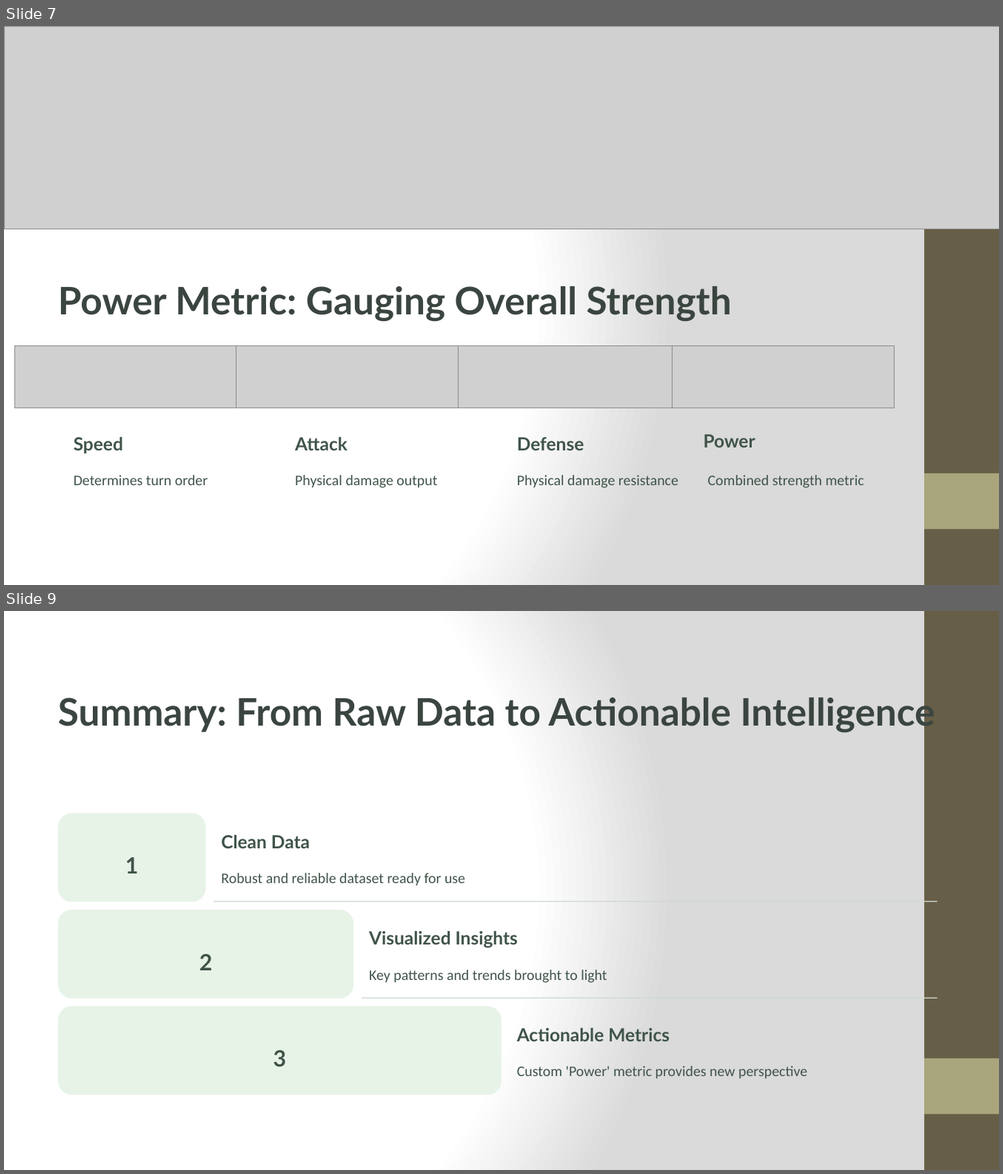
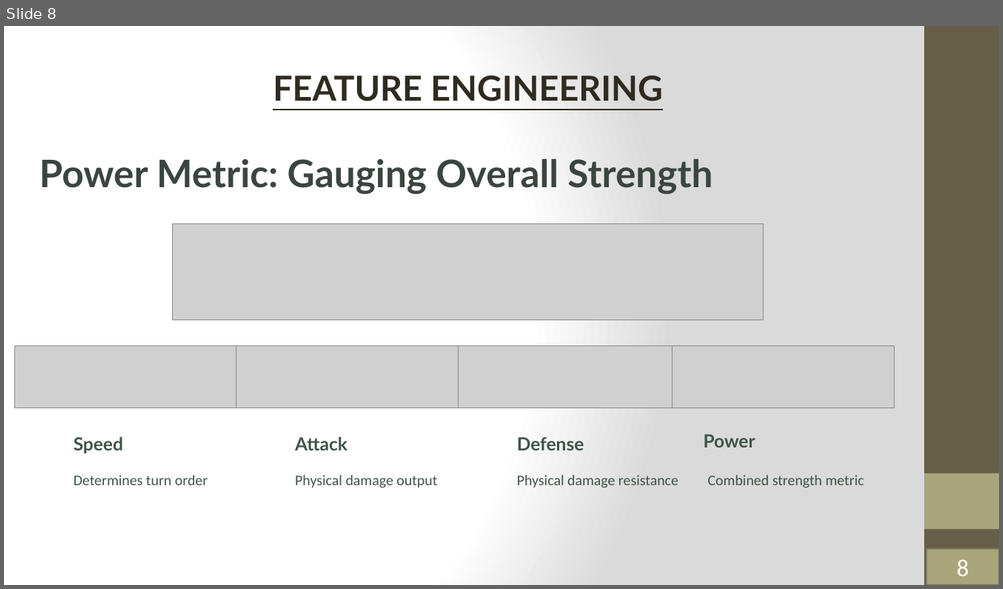
Before and after one commit to Sauri25/AI-PROJECTS, a slide deck: Project 2/P-okemon-EDA.pptx. Shown one above the other, each under a label of ours: slides 7 and 9 before the commit, slide 8 after it; the slides between them are not shown. The pictures are 1003x1174 and 1003x589 pixels, drawn with LibreOffice and Linux fonts; fonts in the diff are those of the drawing; grey boxes stand for pictures. Boxes give left, top, right and bottom in pixels: in the first picture for what was removed or moved away, otherwise in the second. Text is boxed around its words. In the diff, an @@ line names an element or a change of style, - is before the commit and + after.

```diff
--- a/Project 2/P-okemon-EDA.pptx
+++ b/Project 2/P-okemon-EDA.pptx
@@ slide 9 removed at (x1=4, y1=611, x2=999, y2=1170), background gradient #FFFFFF to #DADADA; not listed: 2 template elements that a slide beside it also shows @@
@@ text removed at (x1=58, y1=693, x2=935, y2=733) @@
-Summary: From Raw Data to Actionable Intelligence
@@ rounded rectangle removed at (x1=58, y1=814, x2=206, y2=903) @@
@@ text removed at (x1=221, y1=835, x2=310, y2=849) @@
-Clean Data
@@ text removed at (x1=125, y1=857, x2=139, y2=874) @@
-1
@@ text removed at (x1=221, y1=873, x2=465, y2=886) @@
-Robust and reliable dataset ready for use
@@ rounded rectangle removed at (x1=58, y1=910, x2=353, y2=999) @@
@@ rounded rectangle removed at (x1=213, y1=901, x2=937, y2=903) @@
@@ text removed at (x1=369, y1=931, x2=518, y2=948) @@
-Visualized Insights
@@ text removed at (x1=199, y1=954, x2=213, y2=971) @@
-2
@@ text removed at (x1=369, y1=970, x2=606, y2=983) @@
-Key patterns and trends brought to light
@@ rounded rectangle removed at (x1=58, y1=1006, x2=501, y2=1095) @@
@@ rounded rectangle removed at (x1=361, y1=997, x2=937, y2=999) @@
@@ text removed at (x1=517, y1=1028, x2=669, y2=1042) @@
-Actionable Metrics
@@ text removed at (x1=273, y1=1051, x2=287, y2=1067) @@
-3
@@ text removed at (x1=517, y1=1066, x2=807, y2=1079) @@
-Custom 'Power' metric provides new perspective
@@ what was slide 7 is now slide 8 @@
@@ slide 8 changed as well @@
@@ picture removed at (x1=4, y1=26, x2=999, y2=230) @@
@@ text added at (x1=273, y1=76, x2=663, y2=101), 40 pt, text #2F2B20, bold, underline @@
+FEATURE ENGINEERING
@@ text "Power Metric: Gauging Overall Strength" moved from (x1=58, y1=286, x2=731, y2=322) to (x1=40, y1=159, x2=712, y2=195) @@
@@ picture added at (x1=172, y1=224, x2=763, y2=320) @@
@@ rectangle added at (x1=926, y1=549, x2=999, y2=585), fill #A9A57C, outline #7D7A5C 2 pt, 28 pt, text #FFFFFF @@
+8
```
Also in this commit, not shown: 3 other slides changed, 14 slides added, 5 other slides removed, 4 other files.
